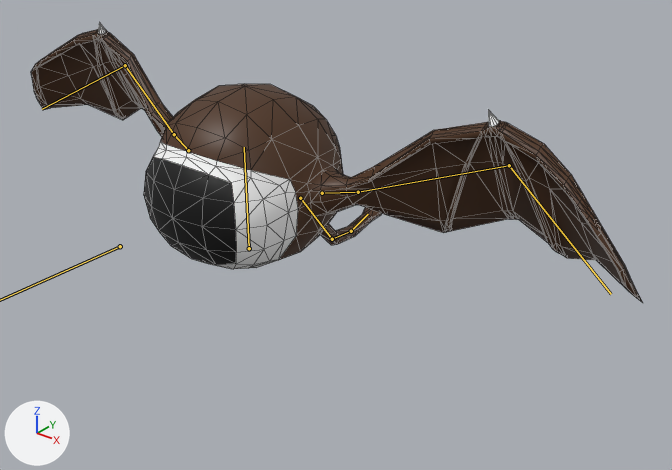
The FBX model HDB/Content/Asset/Monster/Fly/MonsterFly.fbx: old version first, new version second.
Camera for both pictures: a 50 mm camera at (1.156, -1.172, 0.714) aimed at (0.106, 0.141, -0.1). Arrows for +X, +Y and +Z are at lower left; the lights stay in place. The picture after the commit comes second. The bones that bend it are drawn over the model as lines. Mesh edges are drawn as thin lines.

Names of what the first picture shows: 'Fly'.
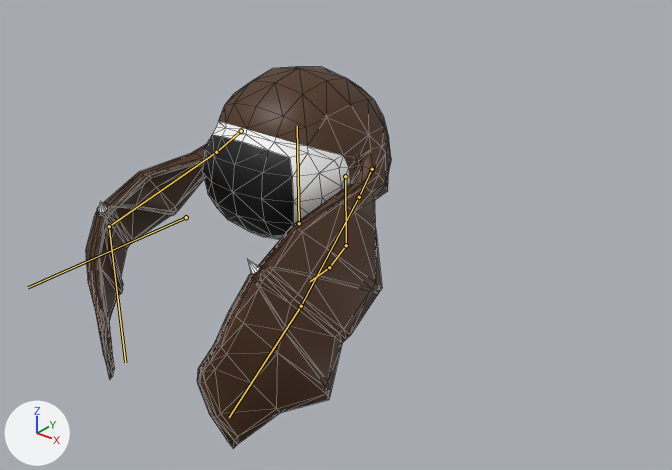
The newer file adds an action. The first version stands in its rest pose; the second is drawn at frame 13 of the action 'Armature|02Attack02'.

What differs and where, as boxes [x1, y1, x2, y2] in the pictures (672 x 470 px):
'Fly', posed (50% narrower, 36% taller)
    before: [31, 22, 643, 303]
    after: [86, 67, 391, 449]
bone 'WingConnect.L', root to tip
    before: (322, 193) to (358, 192)
    after: (372, 169) to (359, 197)
bone 'Wing.002.L', root to tip
    before: (509, 165) to (611, 294)
    after: (301, 306) to (229, 417)
bone 'WingConnect.R', root to tip
    before: (188, 150) to (174, 134)
    after: (241, 131) to (216, 152)
bone 'Wing.002.R', root to tip
    before: (125, 65) to (42, 109)
    after: (109, 226) to (125, 362)
bone 'Tail.001', root to tip
    before: (300, 198) to (332, 239)
    after: (345, 176) to (346, 245)
bone 'Tail.002', root to tip
    before: (332, 239) to (351, 231)
    after: (346, 245) to (329, 267)
bone 'Tail.003', root to tip
    before: (351, 231) to (368, 214)
    after: (329, 267) to (310, 281)

Diff of the bpy script that builds the scene:
```diff
--- a/HDB/Content/Asset/Monster/Fly/MonsterFly.fbx.py
+++ b/HDB/Content/Asset/Monster/Fly/MonsterFly.fbx.py
@@ bone_center @@
 bone_center = bpy.data.objects['Armature'].pose.bones['Center']
-bone_center.location = (0.0, 0.0, 0.0)
+bone_center.location = (0.0, -0.15, 0.0)
@@ bone_wingconnect_l @@
 bone_wingconnect_l = bpy.data.objects['Armature'].pose.bones['WingConnect.L']  # child of 'Body'
-bone_wingconnect_l.rotation_quaternion = (1.0, 0.0, 0.0, 0.0)  # degrees (0, 0, 0)
+bone_wingconnect_l.rotation_quaternion = (0.633, 0.724, 0.169, -0.215)  # degrees (97, 32, -2)
@@ bone_wing_002_l @@
 bone_wing_002_l = bpy.data.objects['Armature'].pose.bones['Wing.002.L']  # child of 'Wing.001.L'
-bone_wing_002_l.rotation_quaternion = (1.0, 0.0, 0.0, 0.0)  # degrees (0, 0, 0)
+bone_wing_002_l.rotation_quaternion = (1.0, 0.027, 0.014, -0.003)  # degrees (3, 2, 0)
@@ bone_wingconnect_r @@
 bone_wingconnect_r = bpy.data.objects['Armature'].pose.bones['WingConnect.R']  # child of 'Body'
-bone_wingconnect_r.rotation_quaternion = (1.0, 0.0, 0.0, 0.0)  # degrees (0, 0, 0)
+bone_wingconnect_r.rotation_quaternion = (0.633, 0.724, -0.169, 0.215)  # degrees (97, -32, 2)
@@ bone_wing_002_r @@
 bone_wing_002_r = bpy.data.objects['Armature'].pose.bones['Wing.002.R']  # child of 'Wing.001.R'
-bone_wing_002_r.rotation_quaternion = (1.0, 0.0, 0.0, 0.0)  # degrees (0, 0, 0)
+bone_wing_002_r.rotation_quaternion = (1.0, 0.027, -0.014, 0.003)  # degrees (3, -2, 0)
@@ bone_tail_001 @@
 bone_tail_001 = bpy.data.objects['Armature'].pose.bones['Tail.001']  # child of 'Body'
-bone_tail_001.rotation_quaternion = (1.0, 0.0, 0.0, 0.0)  # degrees (0, 0, 0)
+bone_tail_001.rotation_quaternion = (0.949, -0.315, 0.0, 0.0)  # degrees (-37, 0, 0)
@@ bone_tail_002 @@
 bone_tail_002 = bpy.data.objects['Armature'].pose.bones['Tail.002']  # child of 'Tail.001'
-bone_tail_002.rotation_quaternion = (1.0, 0.0, 0.0, 0.0)  # degrees (0, 0, 0)
+bone_tail_002.rotation_quaternion = (0.574, -0.819, 0.0, 0.0)  # degrees (-110, 0, 0)
@@ bone_tail_003 @@
 bone_tail_003 = bpy.data.objects['Armature'].pose.bones['Tail.003']  # child of 'Tail.002'
-bone_tail_003.rotation_quaternion = (1.0, 0.0, 0.0, 0.0)  # degrees (0, 0, 0)
+bone_tail_003.rotation_quaternion = (0.928, -0.374, 0.0, 0.0)  # degrees (-44, 0, 0)
```
